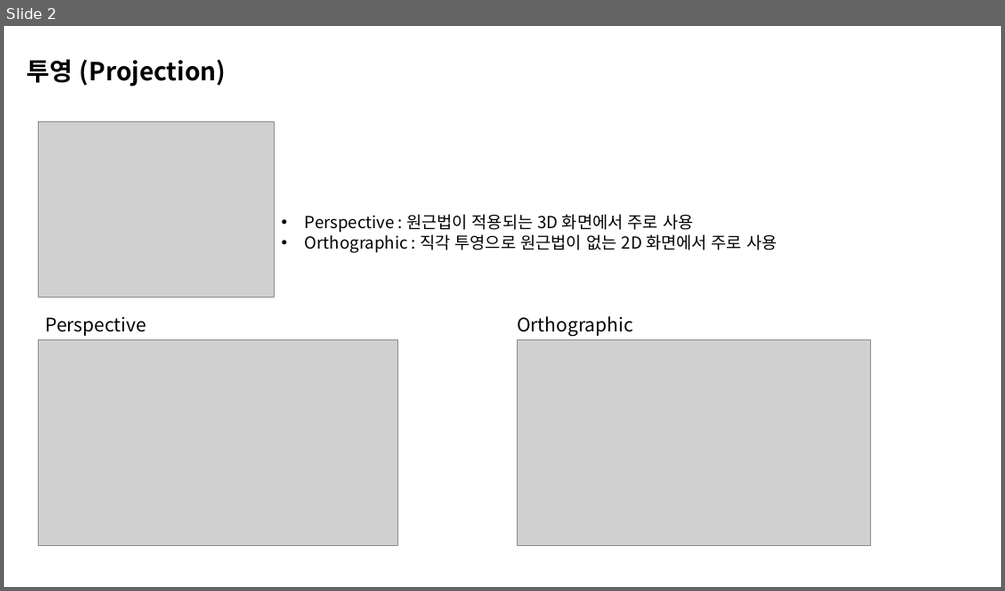
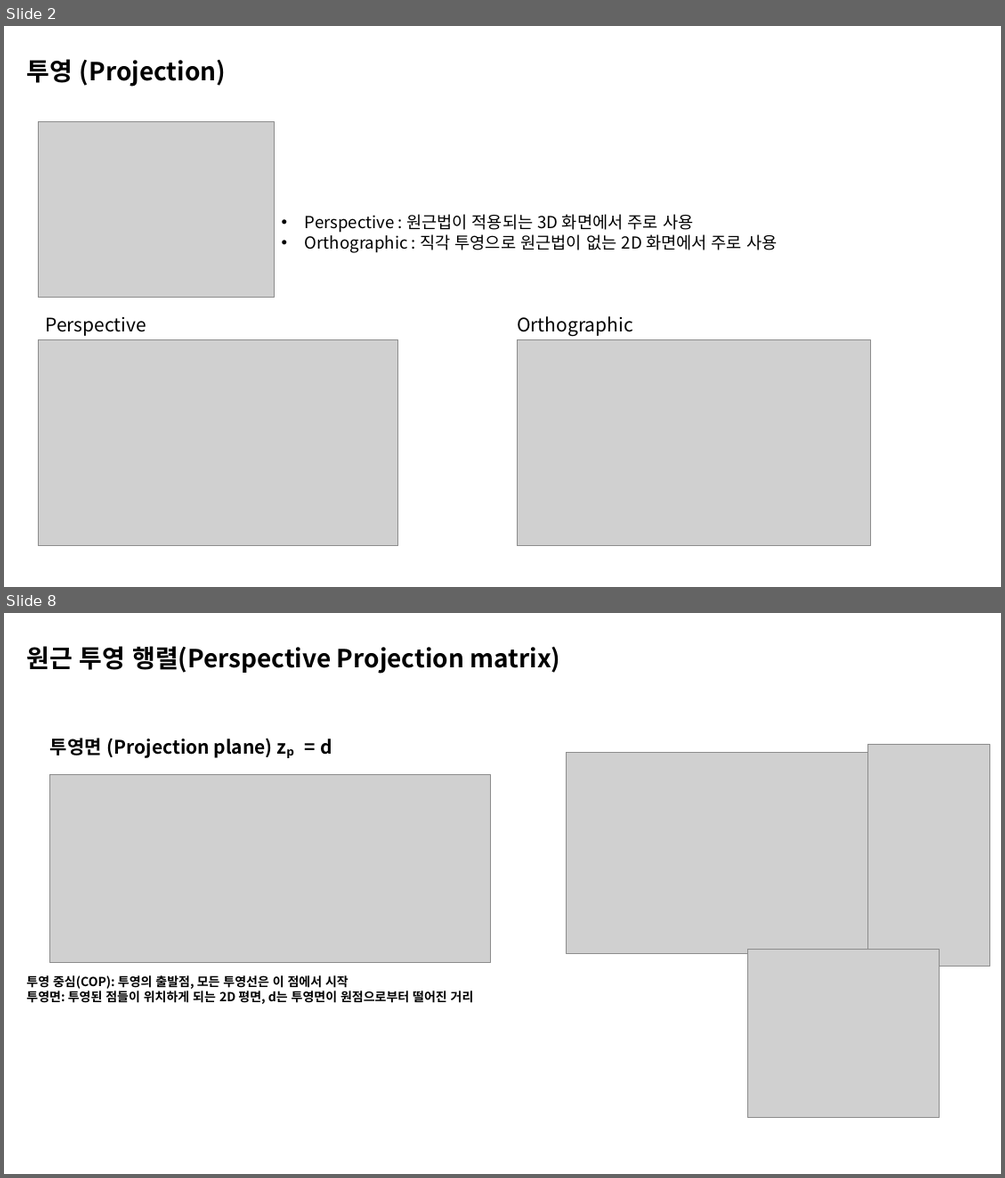
Before and after one commit to BeautyRiver/Graphics-Pipeline-Study, a slide deck: Perspective.pptx. Shown one above the other, each under a label of ours: slide 2 before the commit, slides 2 and 8 after it; the slides between them are not shown. The pictures are 1005x591 and 1005x1178 pixels, drawn with LibreOffice and Linux fonts; fonts in the diff are those of the drawing; grey boxes stand for pictures. Boxes give left, top, right and bottom in pixels: in the first picture for what was removed or moved away, otherwise in the second. Text is boxed around its words. In the diff, an @@ line names an element or a change of style, - is before the commit and + after.

```diff
--- a/Perspective.pptx
+++ b/Perspective.pptx
@@ slide 8 added at <box>4,613,1001,1174</box>, background #FFFFFF @@
@@ text added at <box>27,646,560,674</box>, 24 pt, text #000000, bold @@
+원근 투영 행렬(Perspective Projection matrix)
@@ text added at <box>50,738,332,758</box>, 18 pt, text #000000, bold @@
+투영면 (Projection plane) zₚ = d
@@ picture added at <box>867,744,989,966</box> @@
@@ picture added at <box>566,752,894,954</box> @@
@@ picture added at <box>49,774,491,963</box> @@
@@ picture added at <box>748,949,939,1118</box> @@
@@ text added at <box>26,975,474,1004</box>, 12 pt, text #000000, bold @@
+투영 중심(COP): 투영의 출발점, 모든 투영선은 이 점에서 시작
+투영면: 투영된 점들이 위치하게 되는 2D 평면, d는 투영면이 원점으로부터 떨어진 거리
```
Also in this commit, not shown: 2 slides changed, 5 other slides added, 4 slides removed.
